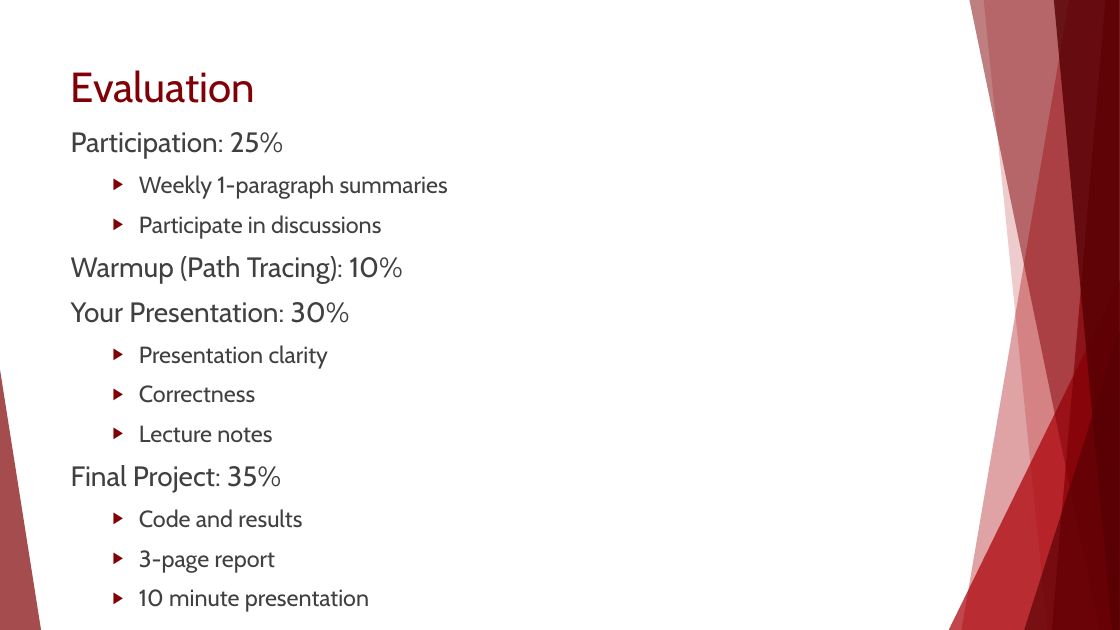
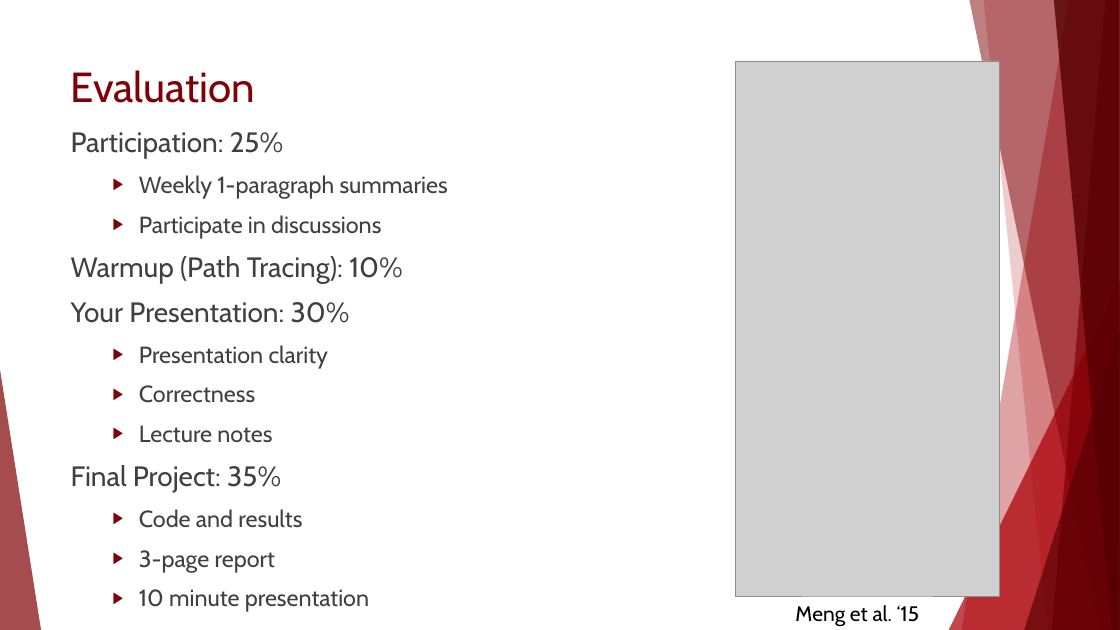
Before and after one commit to morgan3d/advanced-ray-tracing-course, a slide deck: slide 3 of welcome.pptx. Drawn at 1120x630 pixels with LibreOffice and Linux fonts; fonts in the diff are those of the drawing; grey boxes stand for pictures. Boxes give left, top, right and bottom in pixels: in the first picture for what was removed or moved away, otherwise in the second. Text is boxed around its words. In the diff, an @@ line names an element or a change of style, - is before the commit and + after.

```diff
--- a/welcome.pptx
+++ b/welcome.pptx
@@ picture added at (735,61,1000,597) @@
@@ text added at (795,605,920,627), 18 pt, text #000000 @@
+Meng et al. ‘15
```
Also in this commit, not shown: 1 other slide changed, 1 other file.
